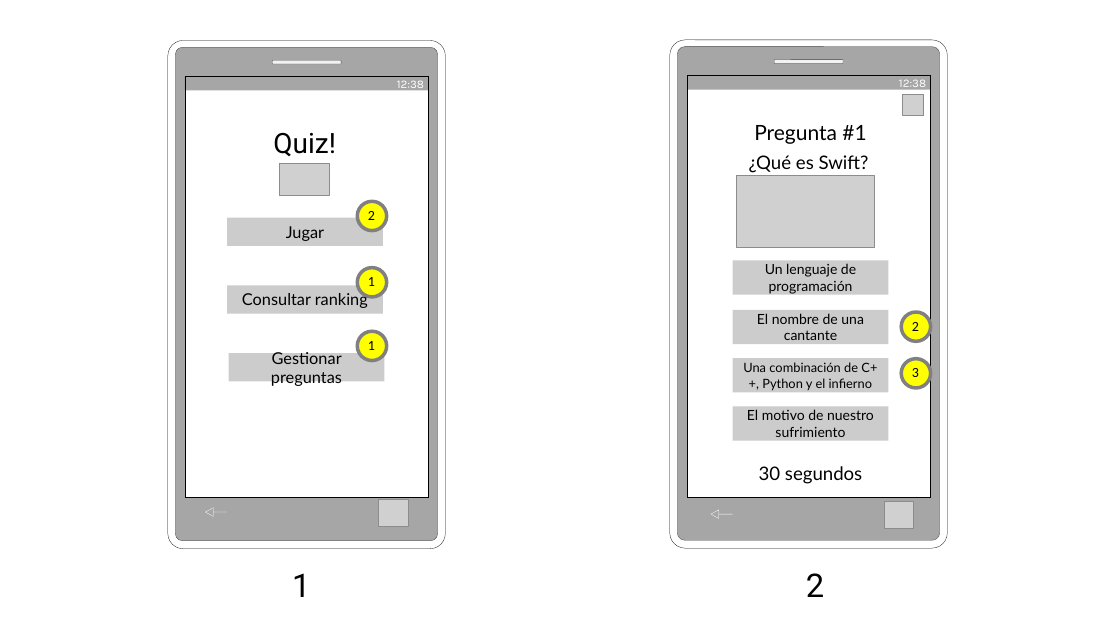
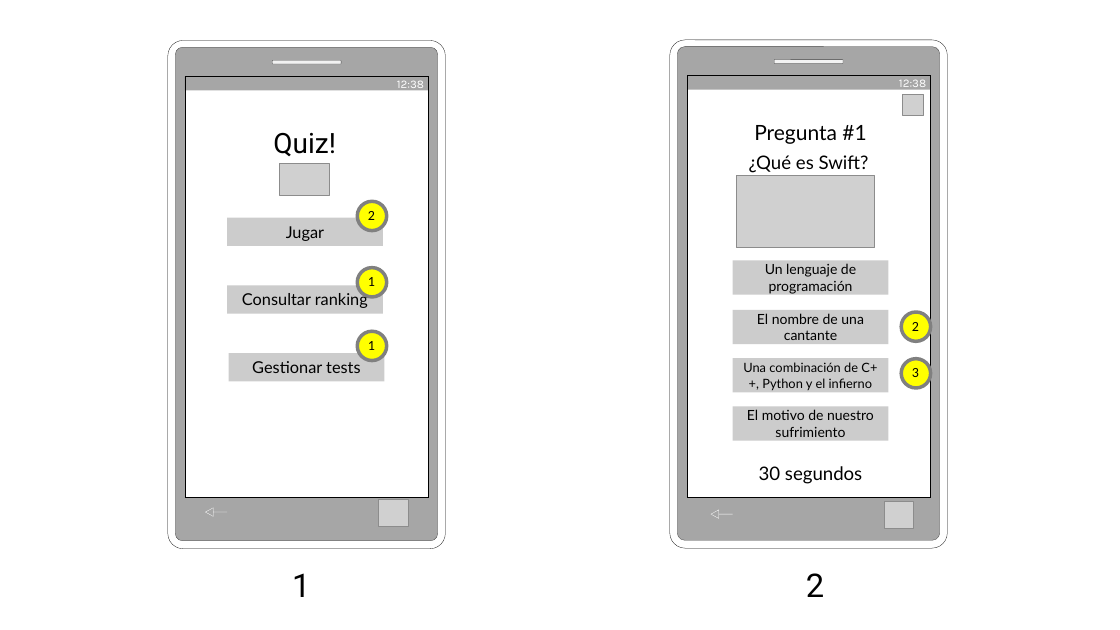
Before and after one commit to AlfonsoLRz/Quiz, a slide deck: slide 2 of doc/Storyboard.pptx. Drawn at 1120x630 pixels with LibreOffice and Linux fonts; fonts in the diff are those of the drawing; grey boxes stand for pictures. Boxes give left, top, right and bottom in pixels: in the first picture for what was removed or moved away, otherwise in the second. Text is boxed around its words. In the diff, an @@ line names an element or a change of style, - is before the commit and + after.

```diff
--- a/doc/Storyboard.pptx
+++ b/doc/Storyboard.pptx
@@ text in rectangle at <box>252,361,360,373</box>: text changed @@
-Gestionar preguntas
+Gestionar tests
```
Also in this commit, not shown: 1 other slide changed, 7 other files.
